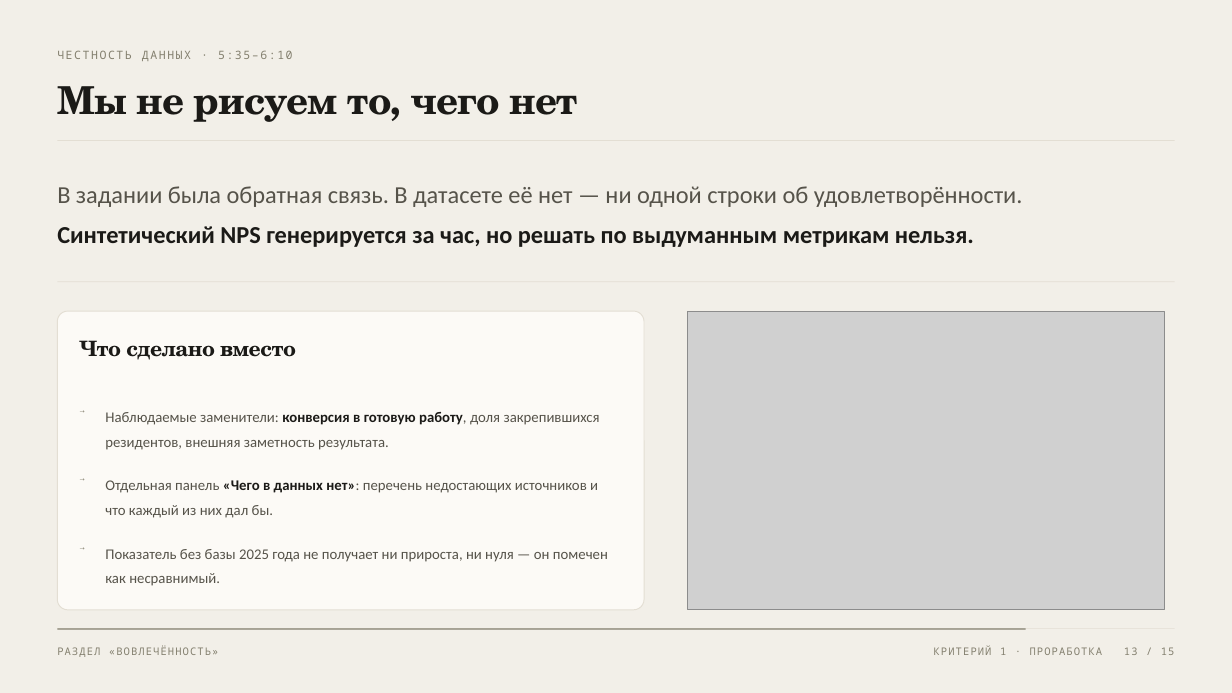
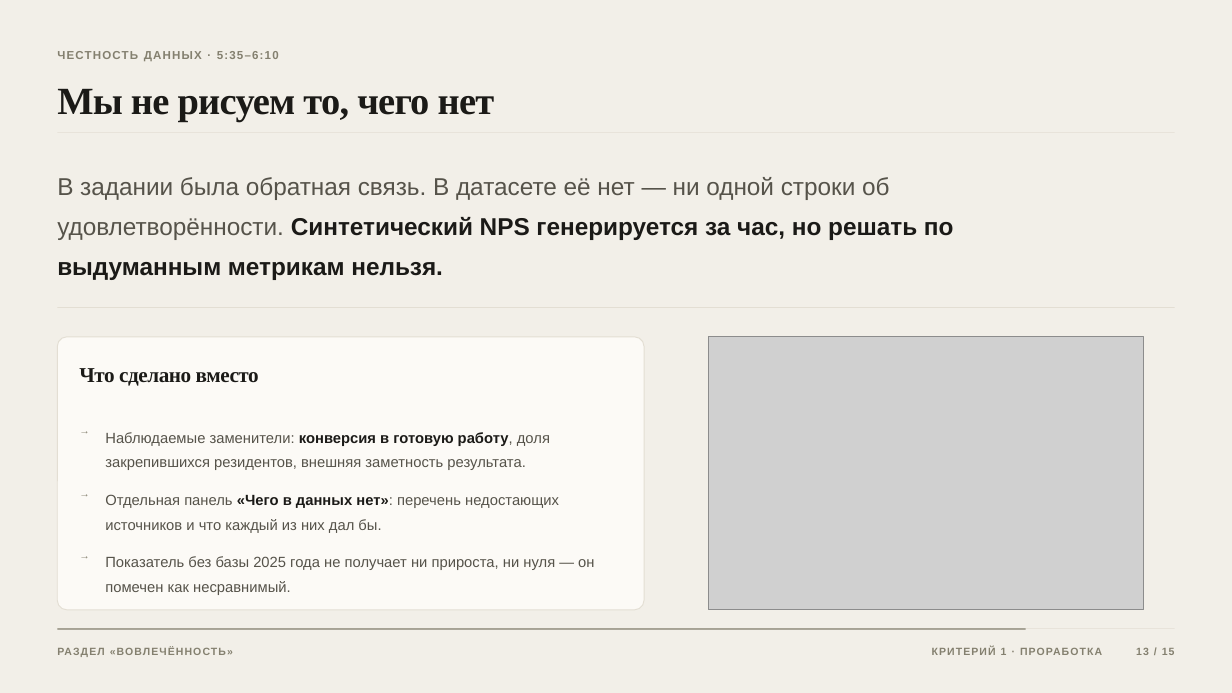
Before and after one commit to justririll/hakaton-kek, a slide deck: slide 13 of presentation/vitdashboard-7min.pptx. Drawn at 1232x693 pixels with LibreOffice and Linux fonts; fonts in the diff are those of the drawing; grey boxes stand for pictures. Boxes give left, top, right and bottom in pixels: in the first picture for what was removed or moved away, otherwise in the second. Text is boxed around its words. In the diff, an @@ line names an element or a change of style, - is before the commit and + after.

```diff
--- a/presentation/vitdashboard-7min.pptx
+++ b/presentation/vitdashboard-7min.pptx
@@ text "ЧЕСТНОСТЬ ДАННЫХ · 5:35–6:10" at (x1=217, y1=51, x2=279, y2=59): font Noto Sans Mono to Arial, letter spacing 1.2 to 0.9 pt, bold on @@
@@ text "Мы не рисуем то, чего ..." at (x1=57, y1=88, x2=495, y2=122): font TeX Gyre Schola to Times New Roman @@
@@ rectangle moved from (x1=57, y1=140, x2=1175, y2=141) to (x1=57, y1=132, x2=1175, y2=133) @@
@@ text "В задании была обратная связь. ..." moved from (x1=57, y1=186, x2=1023, y2=247) to (x1=57, y1=177, x2=954, y2=280) @@
@@ rectangle moved from (x1=57, y1=282, x2=1175, y2=283) to (x1=57, y1=308, x2=1175, y2=309) @@
@@ rounded rectangle resized from (x1=57, y1=311, x2=644, y2=610) to (x1=57, y1=337, x2=644, y2=610) @@
@@ picture resized from (x1=688, y1=311, x2=1165, y2=610) to (x1=708, y1=337, x2=1143, y2=610) @@
@@ text "Что сделано вместо" at (x1=79, y1=368, x2=259, y2=386): font TeX Gyre Schola to Times New Roman @@
@@ text "Что сделано вместо" moved from (x1=79, y1=340, x2=296, y2=360) to (x1=79, y1=368, x2=259, y2=386) @@
@@ size 7.6 to 8 pt, font Noto Sans Mono to Arial, bold on in 3 elements at (x1=79, y1=549, x2=105, y2=571), (x1=79, y1=487, x2=105, y2=509), (x1=79, y1=424, x2=105, y2=446) @@
@@ text "→" moved from (x1=79, y1=404, x2=105, y2=426) to (x1=79, y1=424, x2=105, y2=446) @@
@@ font Calibri to Arial in 4 elements at (x1=105, y1=556, x2=594, y2=595), (x1=57, y1=177, x2=954, y2=280), (x1=105, y1=494, x2=559, y2=533), (x1=105, y1=432, x2=550, y2=470) @@
@@ text "Наблюдаемые заменители: конверсия в готовую ..." moved from (x1=105, y1=412, x2=600, y2=450) to (x1=105, y1=432, x2=550, y2=470) @@
@@ text "→" moved from (x1=79, y1=472, x2=105, y2=494) to (x1=79, y1=487, x2=105, y2=509) @@
@@ text "Отдельная панель «Чего в данных ..." moved from (x1=105, y1=480, x2=598, y2=518) to (x1=105, y1=494, x2=559, y2=533) @@
@@ text "→" moved from (x1=79, y1=541, x2=105, y2=563) to (x1=79, y1=549, x2=105, y2=571) @@
@@ text "Показатель без базы 2025 года ..." moved from (x1=105, y1=549, x2=608, y2=586) to (x1=105, y1=556, x2=594, y2=595) @@
@@ font Noto Sans Mono to Arial, bold on in 3 elements at (x1=57, y1=645, x2=1175, y2=661), (x1=1136, y1=648, x2=1175, y2=655), (x1=1001, y1=648, x2=1007, y2=655) @@
```
Also in this commit, not shown: 14 other slides changed, 7 other files.
